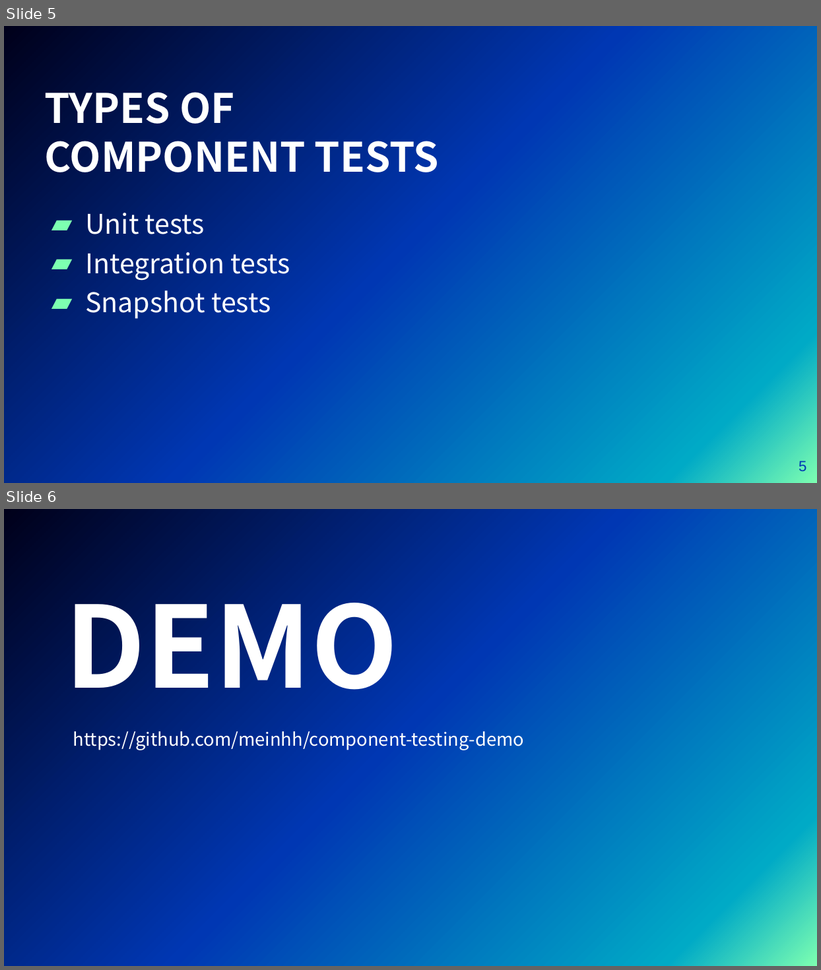
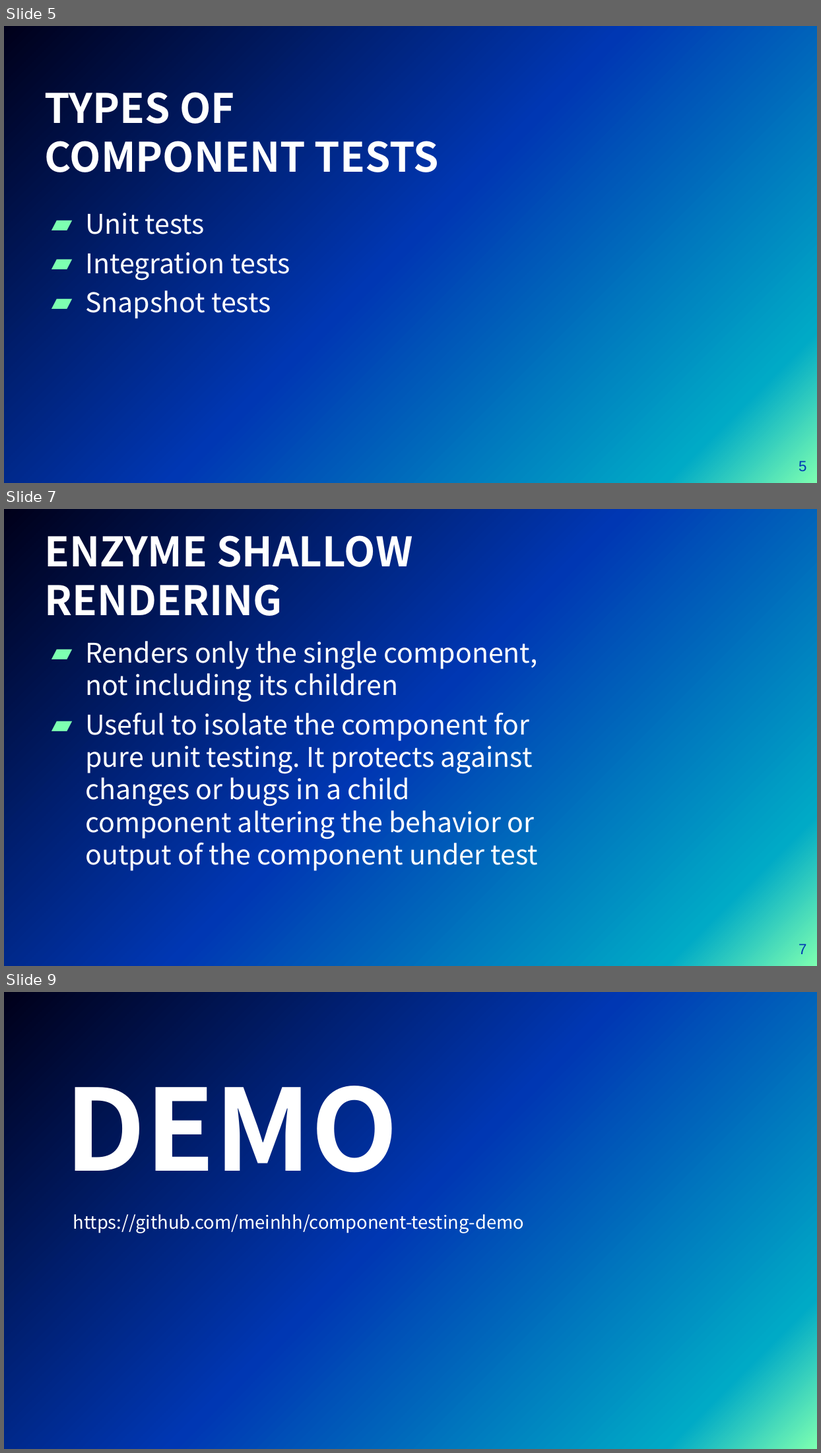
Before and after one commit to meinhh/component-testing-demo, a slide deck: presentation.pptx. Shown one above the other, each under a label of ours: slides 5 and 6 before the commit, slides 5, 7 and 9 after it; the slides between them are not shown. The pictures are 821x970 and 821x1453 pixels, drawn with LibreOffice and Linux fonts; fonts in the diff are those of the drawing; background and template pictures are left out. Boxes give left, top, right and bottom in pixels: in the first picture for what was removed or moved away, otherwise in the second. Text is boxed around its words. In the diff, an @@ line names an element or a change of style, - is before the commit and + after.

Commit message:
presentation updates - enzyme

```diff
--- a/presentation.pptx
+++ b/presentation.pptx
@@ slide 7 added at (4,509,817,966), background picture (left out) @@
@@ title added at (45,535,413,616), 36 pt, text #FFFFFF, bold @@
+ENZYME SHALLOW RENDERING
@@ text added at (85,641,538,871), 24 pt, text #FFFFFF @@
+▰ Renders only the single component, not including its children
+▰ Useful to isolate the component for pure unit testing. It protects against changes or bugs in a child component altering the behavior or output of the component under test
@@ page number added at (799,944,807,955), 13 pt, text #0037B3 @@
+7
@@ what was slide 6 is now slide 9 @@
```
Also in this commit, not shown: 2 other slides added.
